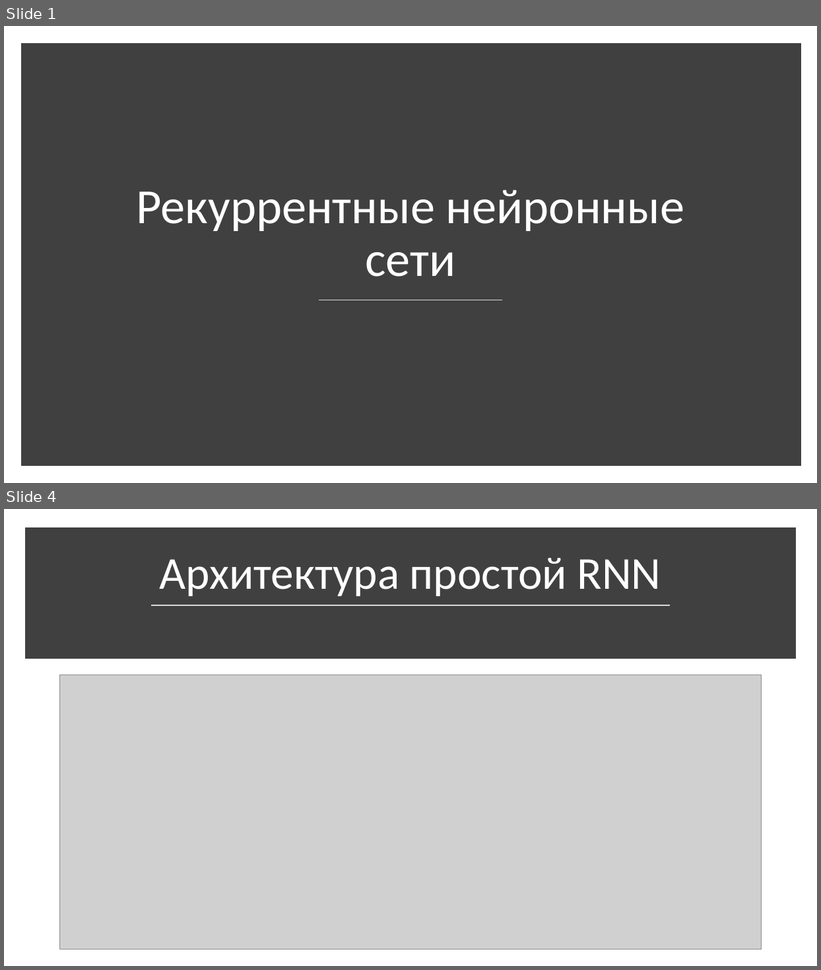
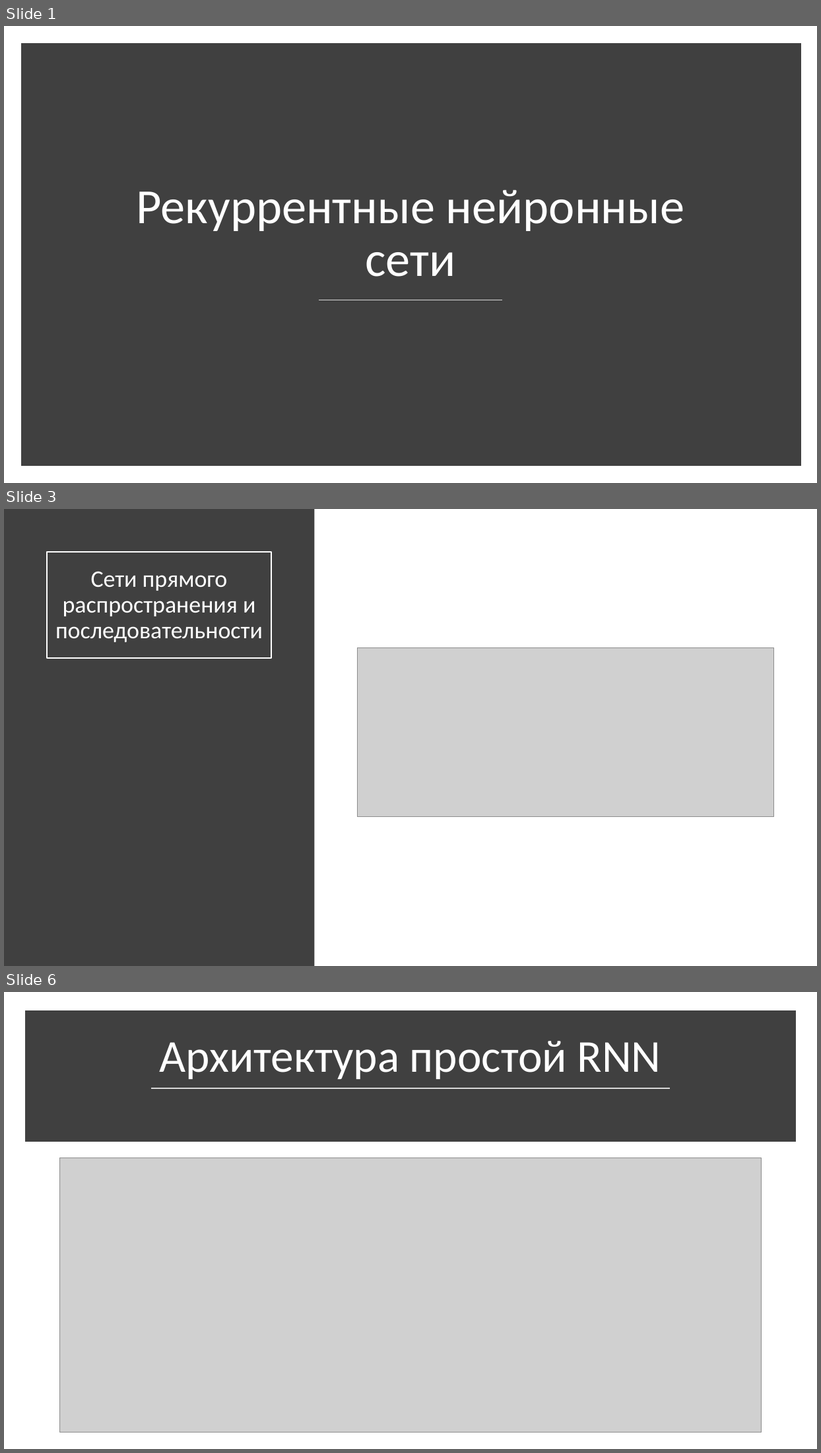
Before and after one commit to nikitapolozok/math_and_computer_science_materials, a slide deck: Рекуррентные нейронные сети.pptx. Shown one above the other, each under a label of ours: slides 1 and 4 before the commit, slides 1, 3 and 6 after it; the slides between them are not shown. The pictures are 821x970 and 821x1453 pixels, drawn with LibreOffice and Linux fonts; fonts in the diff are those of the drawing; grey boxes stand for pictures. Boxes give left, top, right and bottom in pixels: in the first picture for what was removed or moved away, otherwise in the second. Text is boxed around its words. In the diff, an @@ line names an element or a change of style, - is before the commit and + after.

```diff
--- a/Рекуррентные нейронные сети.pptx
+++ b/Рекуррентные нейронные сети.pptx
@@ slide 3 added at box(4, 509, 817, 966), background #FFFFFF @@
@@ rectangle added at box(4, 509, 314, 966), fill #404040 @@
@@ title added at box(47, 552, 271, 658), outline #FFFFFF 1.5 pt, 28 pt, text #FFFFFF @@
+Сети прямого распространения и последовательности
@@ picture added at box(357, 648, 774, 817) @@
@@ what was slide 4 is now slide 6 @@
```
Also in this commit, not shown: 3 slides changed, 7 other slides added, 6 slides removed.
